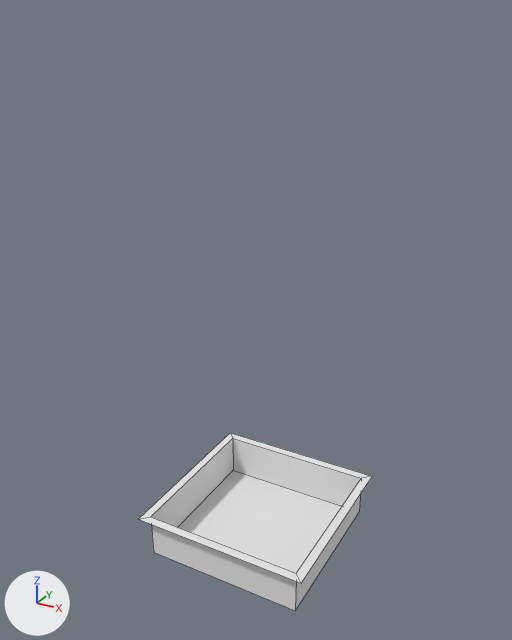
An edit to the Blender file Content/Blender/Victorian/BuildingConstrction.blend, drawn before and after from the same camera.
Rendered twice from a 50 mm camera at (3.2, -5.93, 4.19) aimed at (-0.04, -0.03, 1.24). Every picture has the same lights, and +X, +Y and +Z are marked at lower left. Mesh edges are drawn as thin lines.
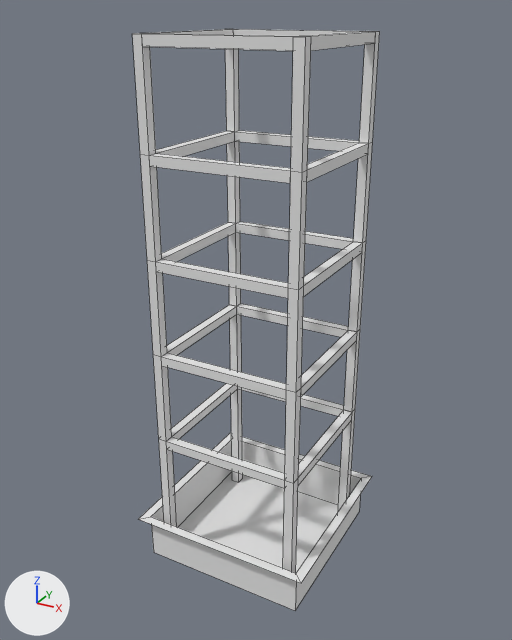
Location of each change, (x1, y1, x2, y2) in pixels of the pictures (512 x 640 px):
'Cube.030', added
    after: (132, 29, 380, 172)
'Cube.043', added
    after: (140, 130, 372, 289)
'Cube.021', added
    after: (147, 221, 366, 392)
'Cube.019', added
    after: (153, 304, 360, 483)
'Cube.015', added
    after: (159, 383, 355, 573)

Edits to the bpy script that builds the scene:
```text
Add me_cube_045:
    me_cube_045.from_pydata(...)  # 64 vertices, 48 faces; spans x -1.1..1.1, y -1.0..31.0, z -29.0..1.0
    me_cube_045.materials.append(mat_gray)  # white #e7e7e7
Add me_cube_034:
    me_cube_034.from_pydata(...)  # a box spanning x -1.0..1.0, y -1.0..1.0, z -1.5..1.0; a box spanning x 29.0..31.0, y -1.0..1.0, z -1.5..1.0; a box spanning x 29.0..31.0, y -31.0..-29.0, z -1.5..1.0; a box spanning x -1.0..1.0, y -31.0..-29.0, z -1.5..1.0; a box spanning x -1.0..1.0, y -29.0..-1.0, z 0.8..1.0; a box spanning x 29.0..31.0, y -29.0..-1.0, z 0.8..1.0; a box spanning x 1.0..29.0, y -1.0..1.0, z 0.8..1.0; a box spanning x 1.0..29.0, y -31.0..-29.0, z 0.8..1.0
    me_cube_034.materials.append(mat_gray)  # white #e7e7e7
Add me_cube_028:
    me_cube_028.from_pydata(...)  # 64 vertices, 48 faces; spans x -1.1..1.1, y -1.0..31.0, z -19.0..1.0
    me_cube_028.materials.append(mat_gray)  # white #e7e7e7
Add me_cube_027:
    me_cube_027.from_pydata(...)  # 64 vertices, 48 faces; spans x -1.1..1.1, y -31.0..1.0, z -19.0..1.0
    me_cube_027.materials.append(mat_gray)  # white #e7e7e7
Add me_cube_016:
    me_cube_016.from_pydata(...)  # 64 vertices, 48 faces; spans x -1.1..1.1, y -1.0..31.0, z -19.0..1.0
    me_cube_016.materials.append(mat_gray)  # white #e7e7e7
Add ob_cube_015:
    ob_cube_015 = bpy.data.objects.new('Cube.015', me_cube_045)
    ob_cube_015.location = (0.0, -0.75, -0.05)
    ob_cube_015.scale = (0.7, 0.05, 0.05)
Add ob_cube_030:
    ob_cube_030 = bpy.data.objects.new('Cube.030', me_cube_034)
    ob_cube_030.location = (-0.75, 0.75, 3.6)
    ob_cube_030.scale = (0.05, 0.05, 0.4)
Add ob_cube_019:
    ob_cube_019 = bpy.data.objects.new('Cube.019', me_cube_028)
    ob_cube_019.location = (0.0, -0.75, 0.95)
    ob_cube_019.scale = (0.7, 0.05, 0.05)
Add ob_cube_021:
    ob_cube_021 = bpy.data.objects.new('Cube.021', me_cube_027)
    ob_cube_021.location = (0.0, 0.75, 1.95)
    ob_cube_021.scale = (0.7, 0.05, 0.05)
Add ob_cube_043:
    ob_cube_043 = bpy.data.objects.new('Cube.043', me_cube_016)
    ob_cube_043.location = (0.0, -0.75, 2.95)
    ob_cube_043.scale = (0.7, 0.05, 0.05)
```
